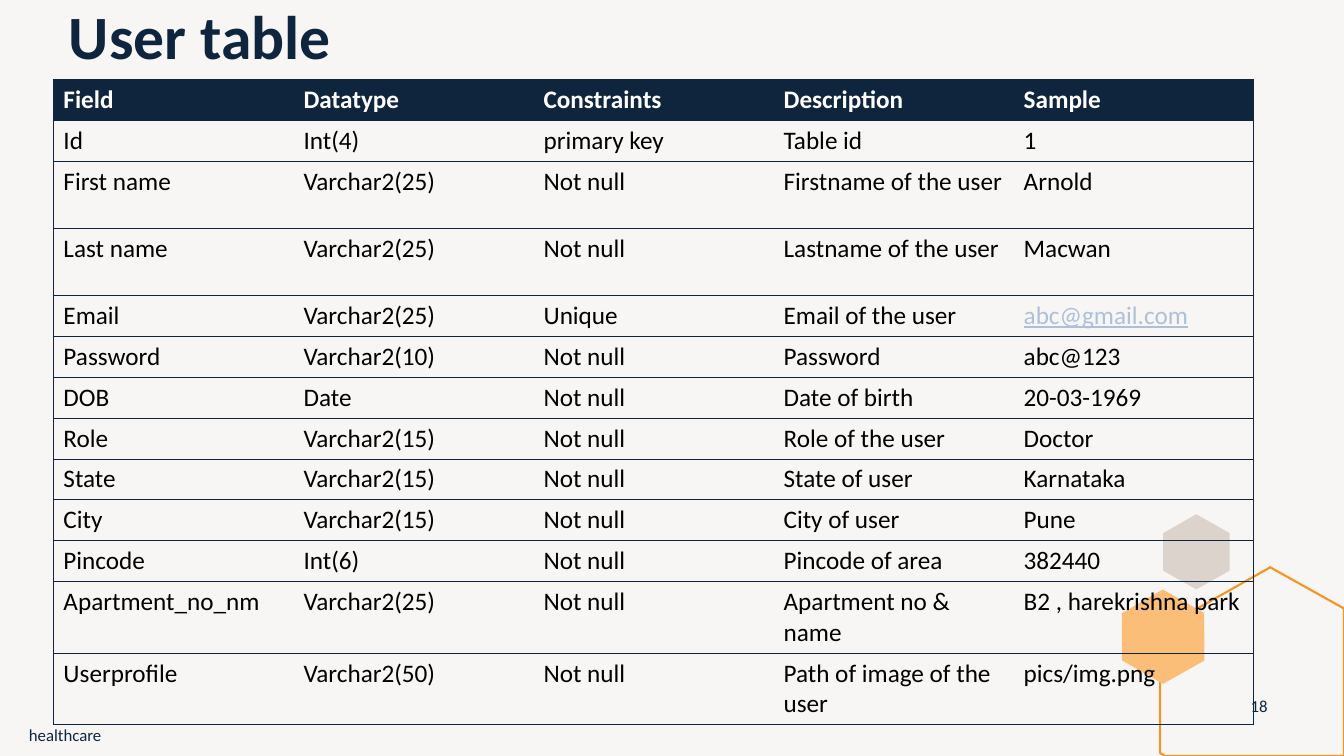
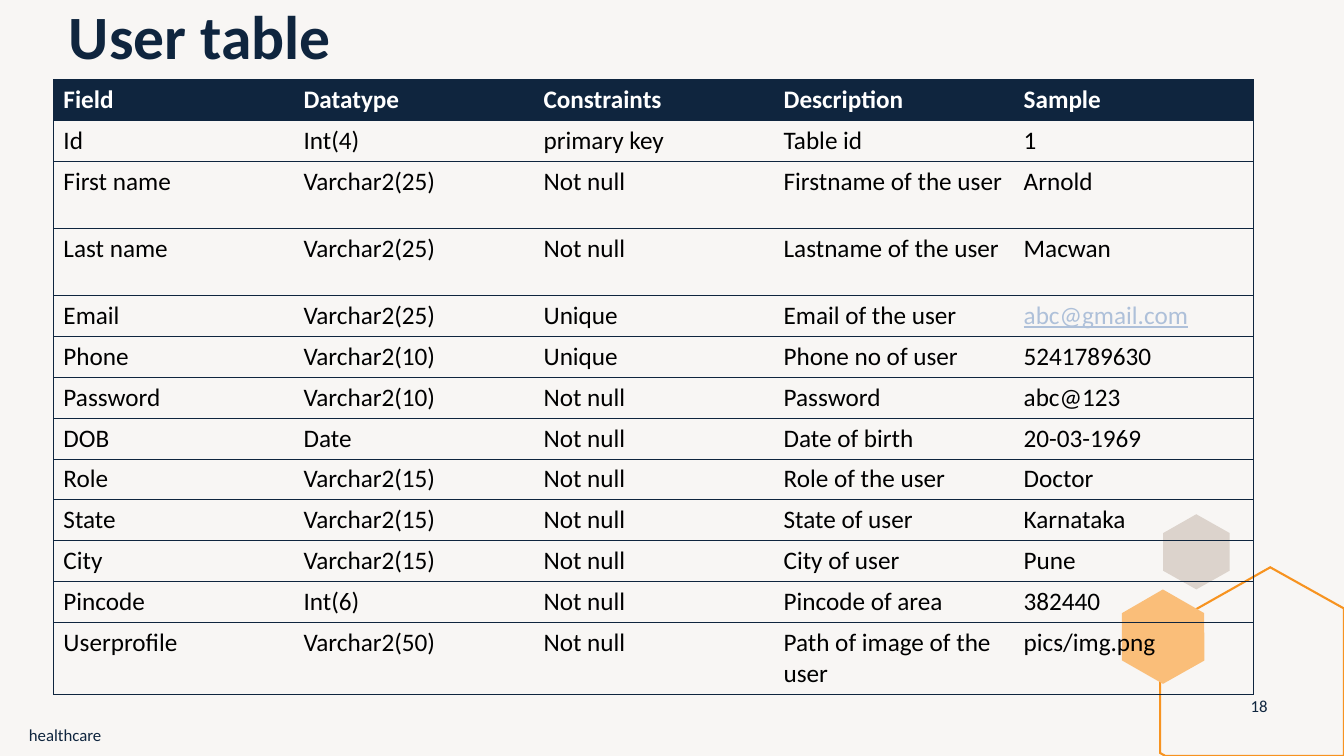
Before and after one commit to arnoldhere/healthcare_using_django, a slide deck: slide 18 of Doc/HealthCare.pptx. Drawn at 1344x756 pixels with LibreOffice and Linux fonts; fonts in the diff are those of the drawing. Boxes give left, top, right and bottom in pixels: in the first picture for what was removed or moved away, otherwise in the second. Text is boxed around its words. In the diff, an @@ line names an element or a change of style, - is before the commit and + after.

```diff
--- a/Doc/HealthCare.pptx
+++ b/Doc/HealthCare.pptx
@@ table at bbox=[53, 80, 1253, 695] @@
+row 6: Phone | Varchar2(10) | Unique | Phone no of user | 5241789630
-row 12: Apartment_no_nm | Varchar2(25) | Not null | Apartment no & name | B2 , harekrishna park
```
Also in this commit, not shown: 17 other files.
